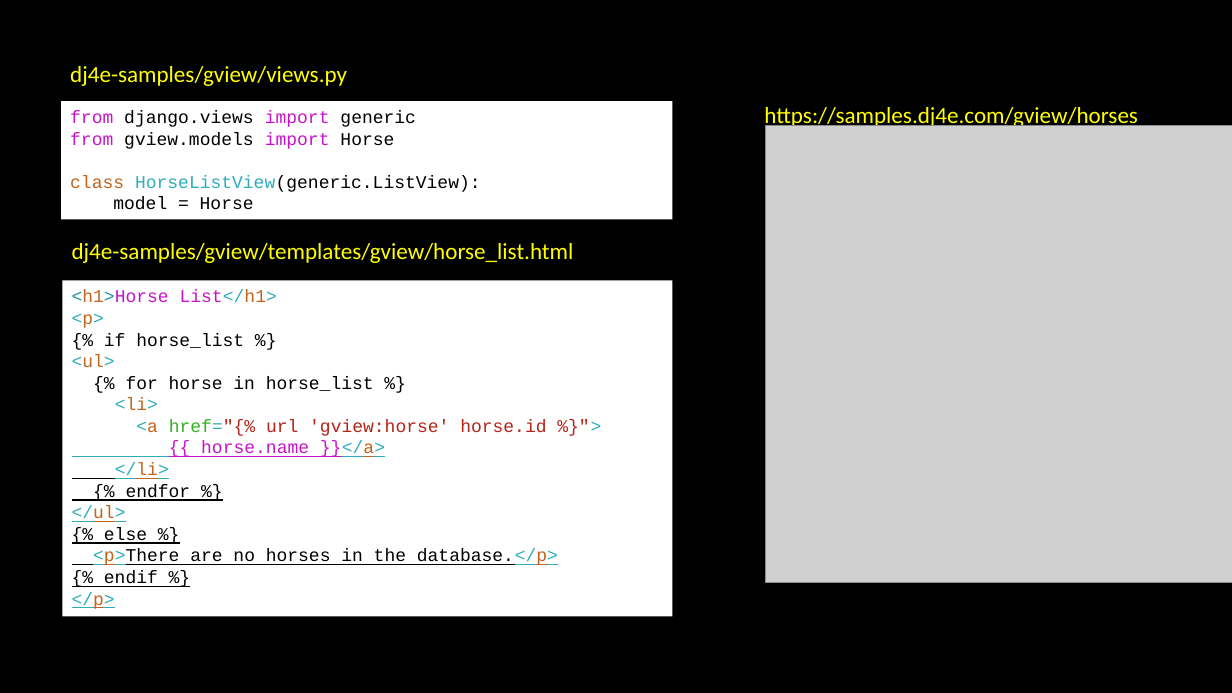
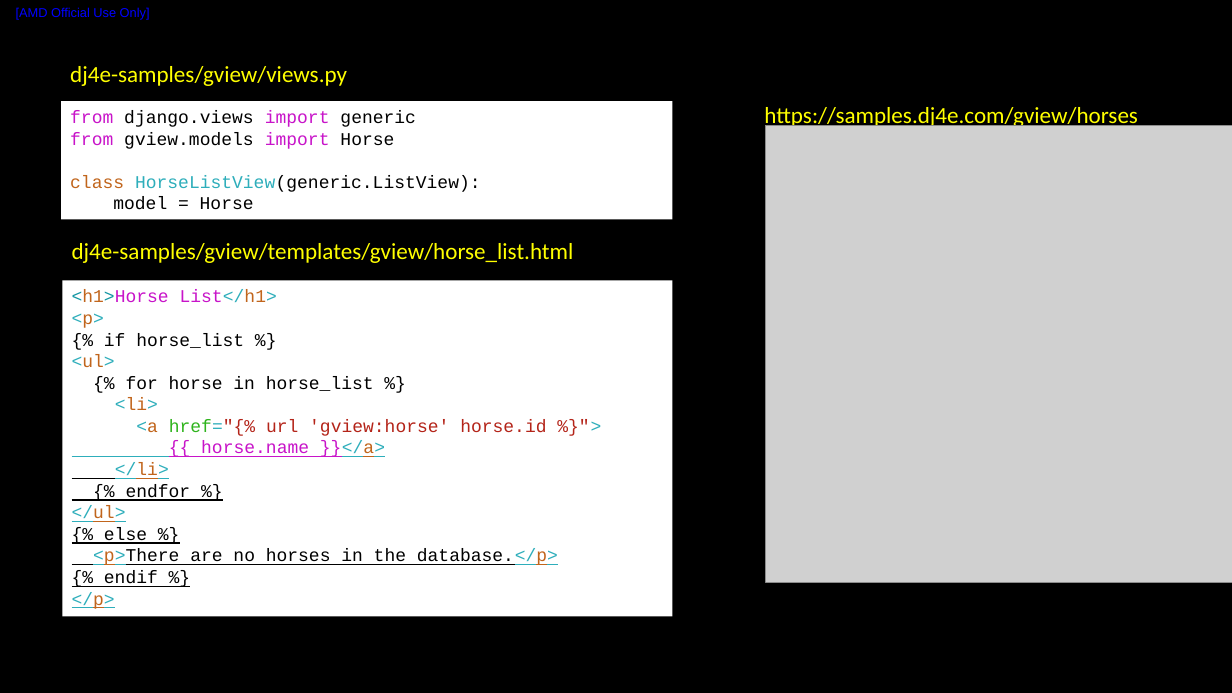
Before and after one commit to liuxu-github-ui/Django, a slide deck: slide 4 of Django Features and Libraries/week5/TmnVNj9TQwCp1TY_UyMAaw_d6da9e504f1a400da992186a3d2818d9_C3-Week5.pptx. Drawn at 1232x693 pixels with LibreOffice and Linux fonts; fonts in the diff are those of the drawing; grey boxes stand for pictures. Boxes give left, top, right and bottom in pixels: in the first picture for what was removed or moved away, otherwise in the second. Text is boxed around its words. In the diff, an @@ line names an element or a change of style, - is before the commit and + after.

```diff
--- a/Django Features and Libraries/week5/TmnVNj9TQwCp1TY_UyMAaw_d6da9e504f1a400da992186a3d2818d9_C3-Week5.pptx
+++ b/Django Features and Libraries/week5/TmnVNj9TQwCp1TY_UyMAaw_d6da9e504f1a400da992186a3d2818d9_C3-Week5.pptx
@@ text added at <box>16,7,150,20</box>, 10 pt, text #0000FF @@
+[AMD Official Use Only]
```
Also in this commit, not shown: 26 other slides changed, 41 other files.
